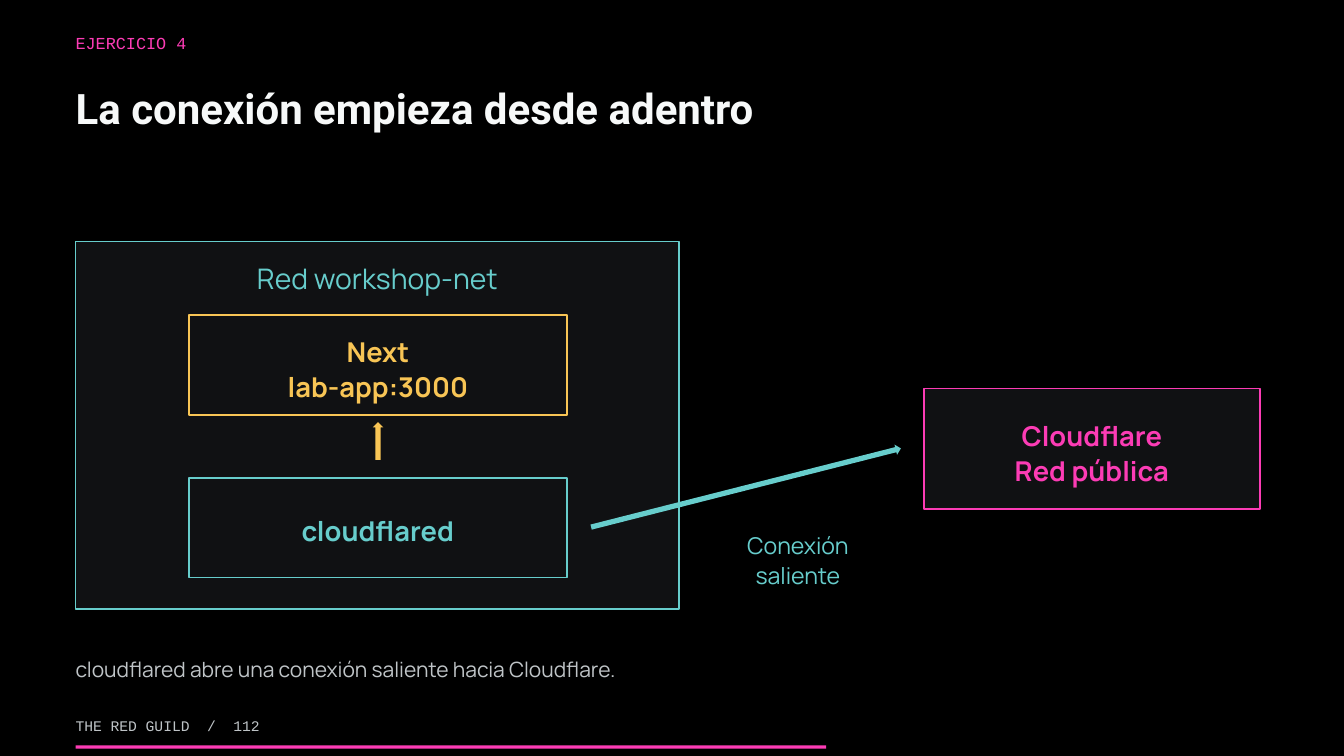
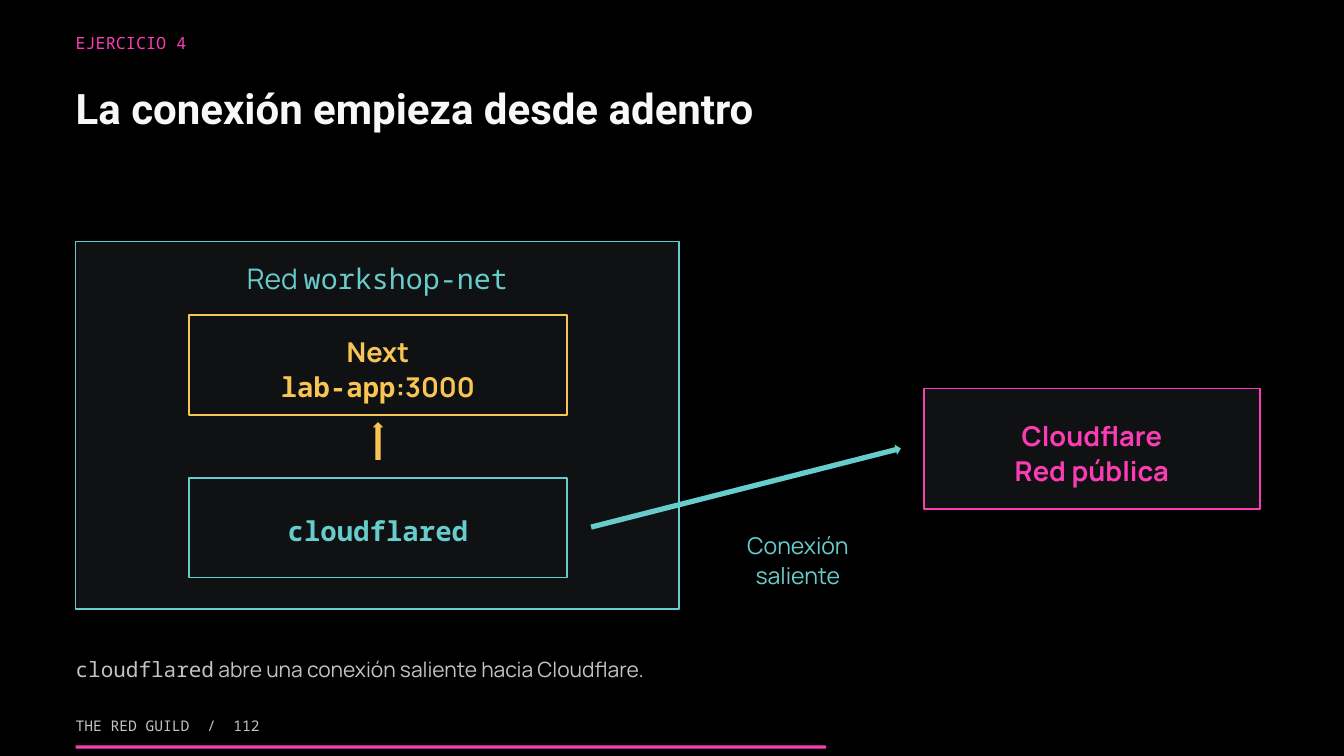
Before and after one commit to theredguild/github-ai-automation-lab, a slide deck: slide 112 of slides/workshop.pptx. Drawn at 1344x756 pixels with LibreOffice and Linux fonts; fonts in the diff are those of the drawing. Boxes give left, top, right and bottom in pixels: in the first picture for what was removed or moved away, otherwise in the second. Text is boxed around its words. In the diff, an @@ line names an element or a change of style, - is before the commit and + after.

Commit message:
docs: use Inconsolata for workshop code

```diff
--- a/slides/workshop.pptx
+++ b/slides/workshop.pptx
@@ text "EJERCICIO 4" at (x1=76, y1=37, x2=186, y2=49): font Courier New to Noto Sans Mono @@
@@ text "Red workshop-net" at (x1=247, y1=267, x2=508, y2=296): font Manrope to Noto Sans Mono in "workshop-net" @@
@@ text at (x1=281, y1=376, x2=475, y2=404): font Manrope to Noto Sans Mono in "lab-app:3000" @@
@@ text "cloudflared" at (x1=288, y1=520, x2=468, y2=542): font Manrope to Noto Sans Mono @@
@@ text "cloudflared abre una conexión saliente ..." at (x1=76, y1=660, x2=643, y2=678): font Manrope to Noto Sans Mono in "cloudflared" @@
@@ text "THE RED GUILD / 112" at (x1=76, y1=720, x2=259, y2=731): font Courier New to Noto Sans Mono @@
```
Also in this commit, not shown: 177 other slides changed, 2 other files.
